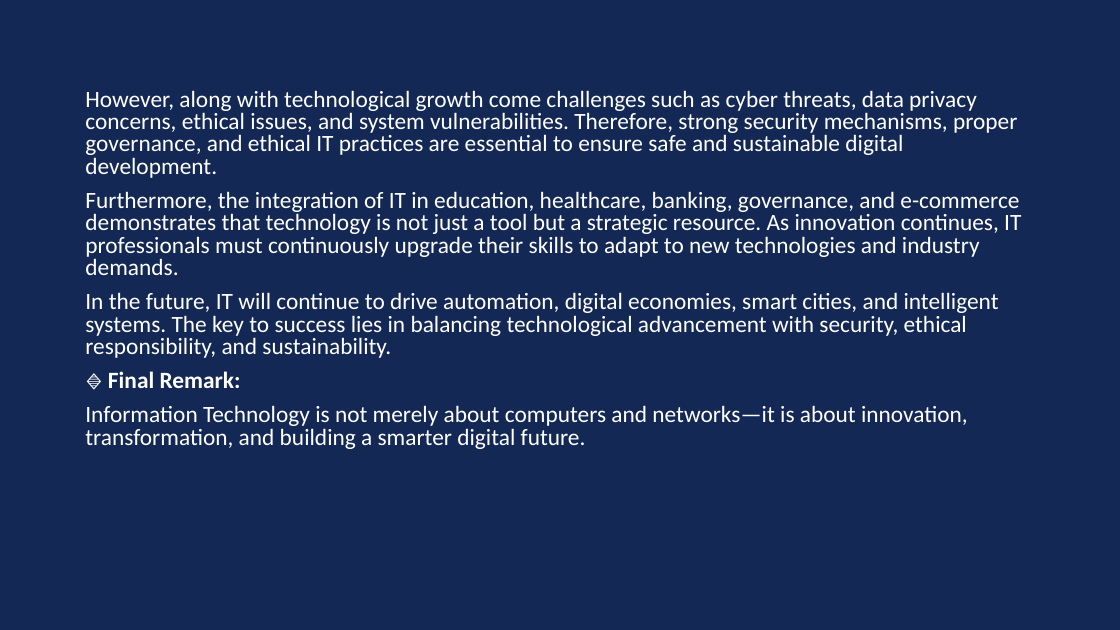
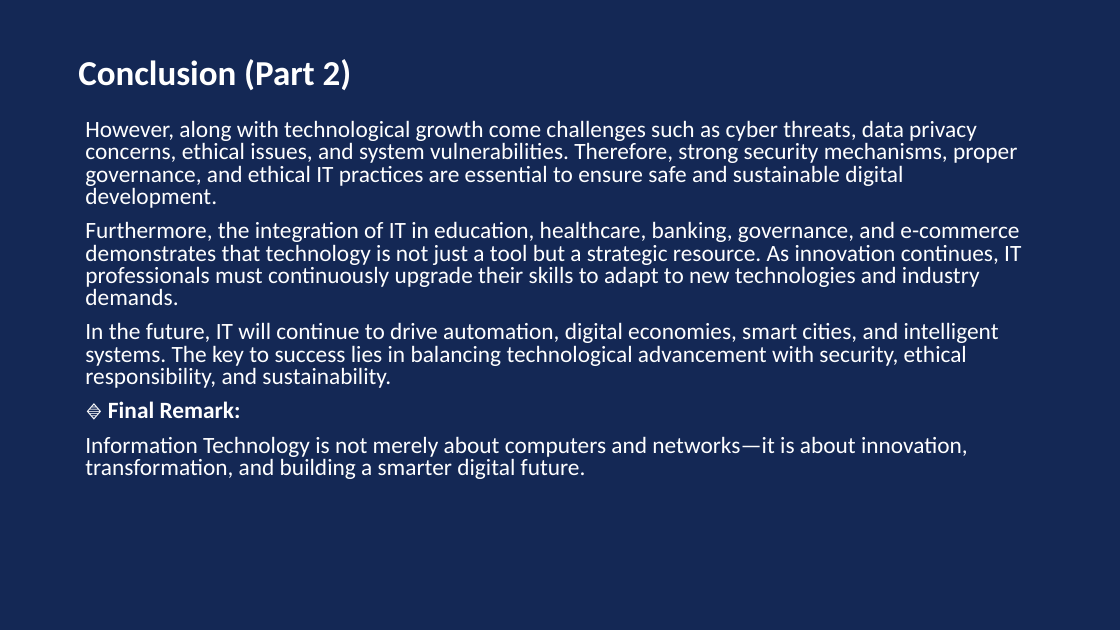
Before and after one commit to SwarnenduMani22/Anudip_Swarnendu_Mani, a slide deck: slide 59 of it_module/PPT_on_It_module.pptm. Drawn at 1120x630 pixels with LibreOffice and Linux fonts; fonts in the diff are those of the drawing. Boxes give left, top, right and bottom in pixels: in the first picture for what was removed or moved away, otherwise in the second. Text is boxed around its words. In the diff, an @@ line names an element or a change of style, - is before the commit and + after.

```diff
--- a/it_module/PPT_on_It_module.pptm
+++ b/it_module/PPT_on_It_module.pptm
@@ text added at (x1=78, y1=59, x2=352, y2=90), 30 pt, text #FFFFFF, bold @@
+Conclusion (Part 2)
@@ text "However, along with technological growth ..." moved from (x1=85, y1=90, x2=1021, y2=449) to (x1=85, y1=120, x2=1021, y2=479) @@
```
Also in this commit, not shown: 1 other slide changed, 5 other files.
